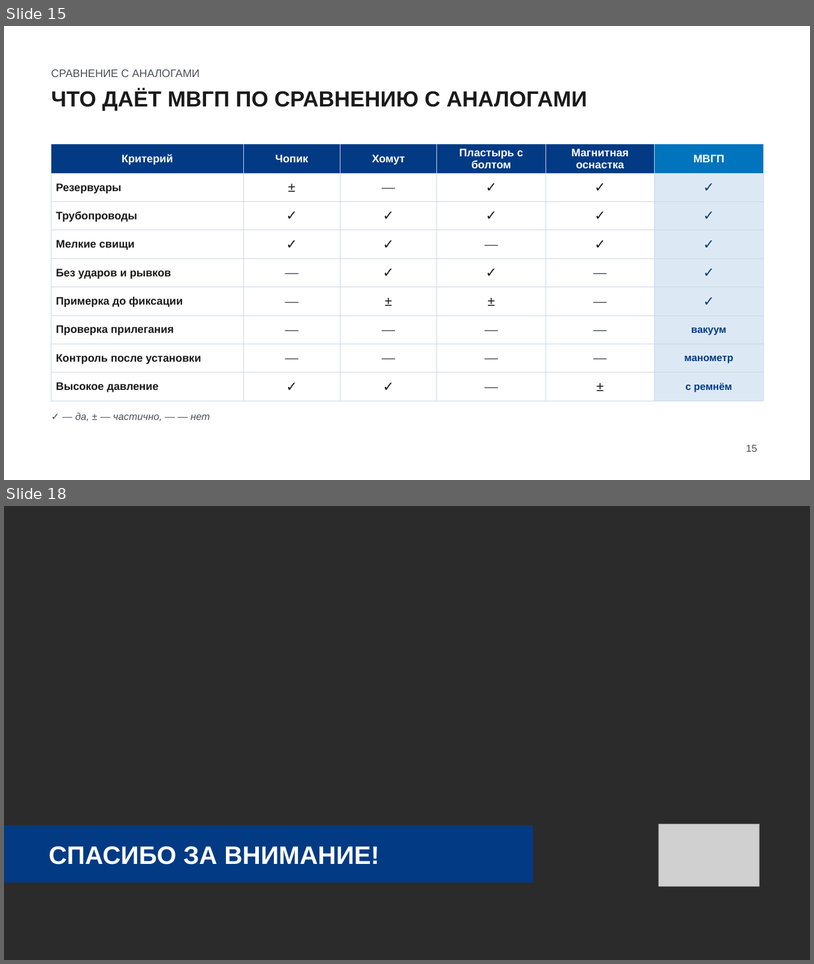
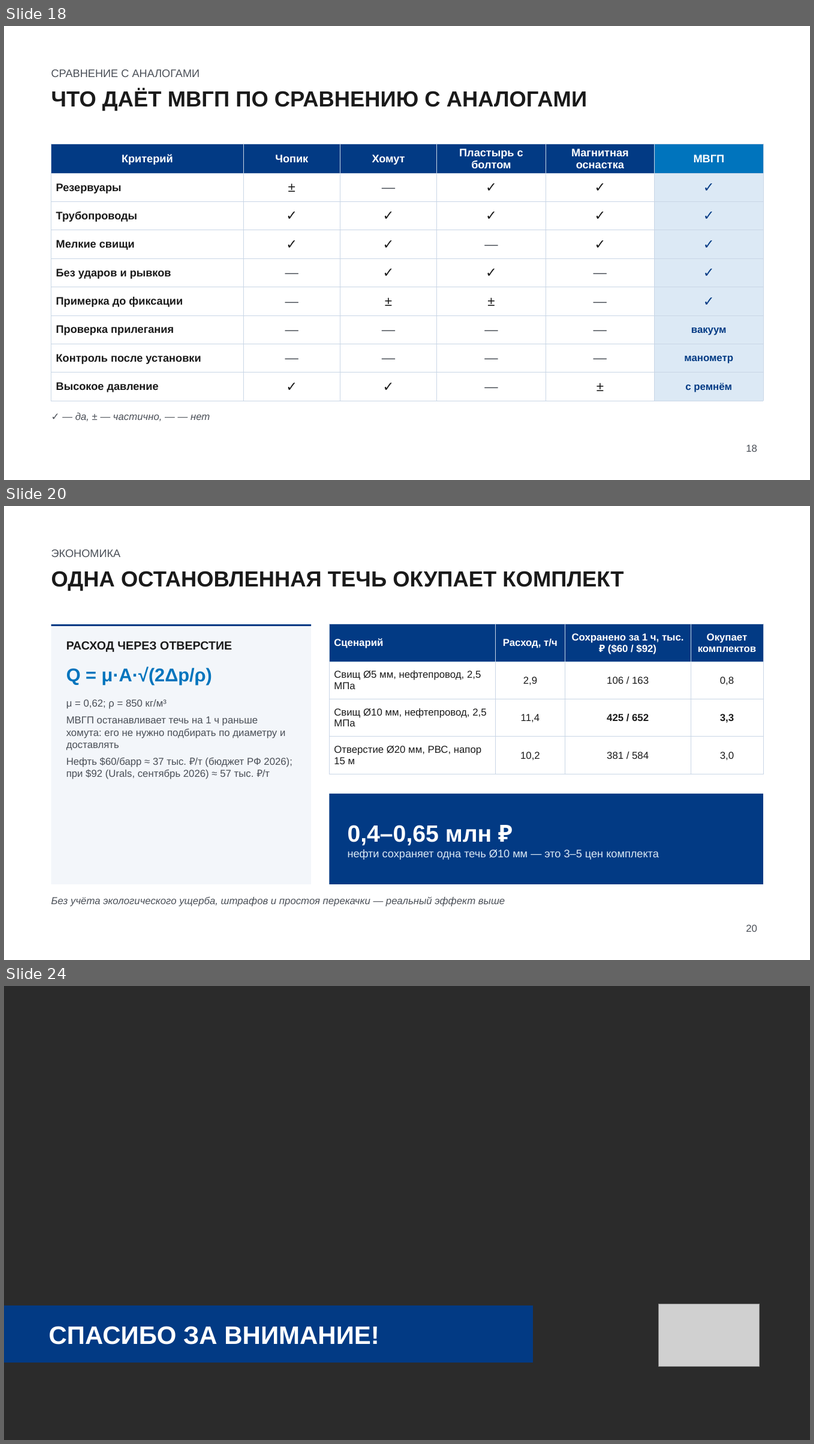
Before and after one commit to Arhipov-stack/ArhipovHub, a slide deck: magnetic-seal-plate/presentation/MVGP_presentation.pptx. Shown one above the other, each under a label of ours: slides 15 and 18 before the commit, slides 18, 20 and 24 after it; the slides between them are not shown. The pictures are 814x964 and 814x1444 pixels, drawn with LibreOffice and Linux fonts; fonts in the diff are those of the drawing; grey boxes stand for pictures; background and template pictures are left out; a plain dark background stands for a picture behind light text. Boxes give left, top, right and bottom in pixels: in the first picture for what was removed or moved away, otherwise in the second. Text is boxed around its words. In the diff, an @@ line names an element or a change of style, - is before the commit and + after.

```diff
--- a/magnetic-seal-plate/presentation/MVGP_presentation.pptx
+++ b/magnetic-seal-plate/presentation/MVGP_presentation.pptx
@@ slide 20 added at (4,506,810,960), background #FFFFFF @@
@@ text added at (51,549,121,557), 13 pt, text #4A4F57 @@
+ЭКОНОМИКА
@@ title added at (51,571,624,591), 26 pt, text #1A1A1A, bold @@
+ОДНА ОСТАНОВЛЕННАЯ ТЕЧЬ ОКУПАЕТ КОМПЛЕКТ
@@ rectangle added at (51,624,311,884), fill #F3F6FA @@
@@ line added from (51, 625) to (311, 625), #023A84 2 pt @@
@@ table added at (329,624,764,766), 4 rows, 4 columns @@
+Сценарий | Расход, т/ч | Сохранено за 1 ч, тыс. ₽ ($60 / $92) | Окупает комплектов
+Свищ Ø5 мм, нефтепровод, 2,5 МПа | 2,9 | 106 / 163 | 0,8
+Свищ Ø10 мм, нефтепровод, 2,5 МПа | 11,4 | 425 / 652 | 3,3
+Отверстие Ø20 мм, РВС, напор 15 м | 10,2 | 381 / 584 | 3,0
@@ text added at (66,641,232,652), 14 pt, text #1A1A1A, bold @@
+РАСХОД ЧЕРЕЗ ОТВЕРСТИЕ
@@ text added at (66,666,212,684), 22 pt, text #0074BD, bold @@
+Q = μ·A·√(2Δp/ρ)
@@ text added at (66,699,293,779), 12 pt, text #4A4F57 @@
+μ = 0,62; ρ = 850 кг/м³
+МВГП останавливает течь на 1 ч раньше хомута: его не нужно подбирать по диаметру и доставлять
+Нефть $60/барр ≈ 37 тыс. ₽/т (бюджет РФ 2026); при $92 (Urals, сентябрь 2026) ≈ 57 тыс. ₽/т
@@ rectangle added at (329,793,764,884), fill #023A84 @@
@@ text added at (348,825,659,859), 13 pt, text #DCE9F5 @@
+0,4–0,65 млн ₽
+нефти сохраняет одна течь Ø10 мм — это 3–5 цен комплекта
@@ text added at (51,896,505,906), 12 pt, text #4A4F57, italic @@
+Без учёта экологического ущерба, штрафов и простоя перекачки — реальный эффект выше
@@ page number added at (746,924,758,931), 12 pt, text #4A4F57 @@
+20
@@ what was slide 15 is now slide 18 @@
@@ page number at (746,444,758,451): text changed @@
-15
+18
@@ what was slide 18 is now slide 24 @@
```
Also in this commit, not shown: 4 slides changed, 5 other slides added, 15 other files.
